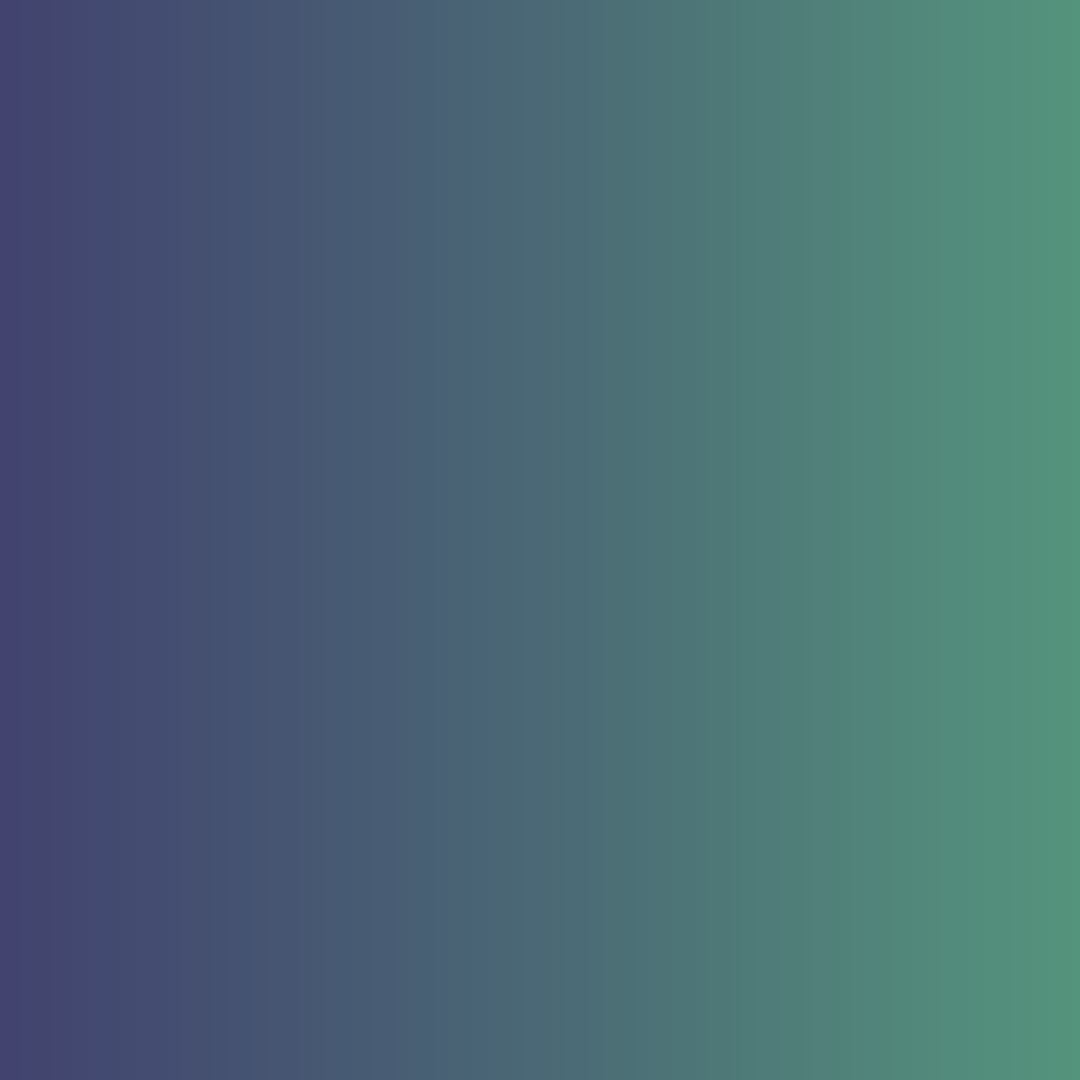
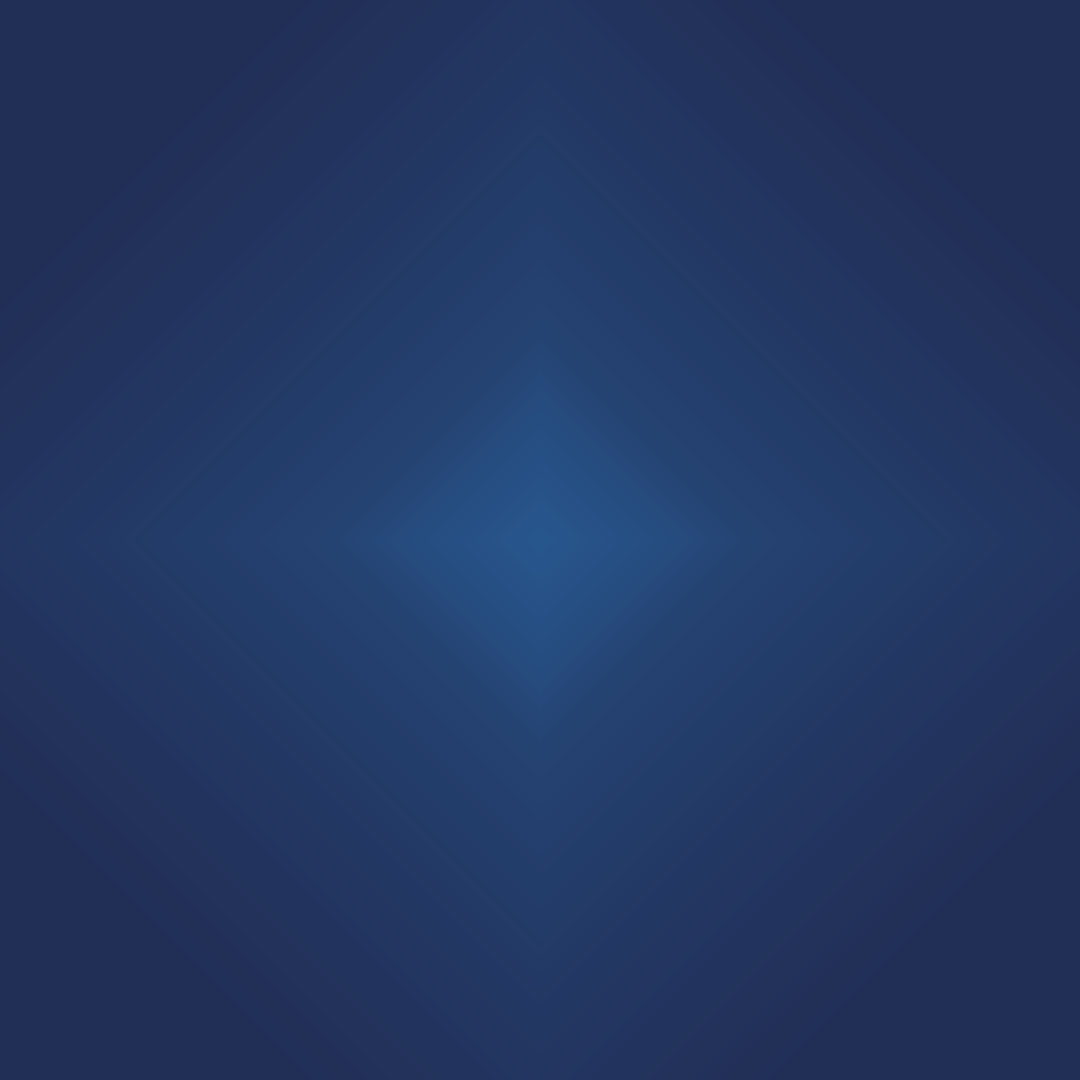
Layer changes from the first (1080, 1080) image to the second:
pixels changed over box(0, 0, 1080, 1080) (layer not identified)
